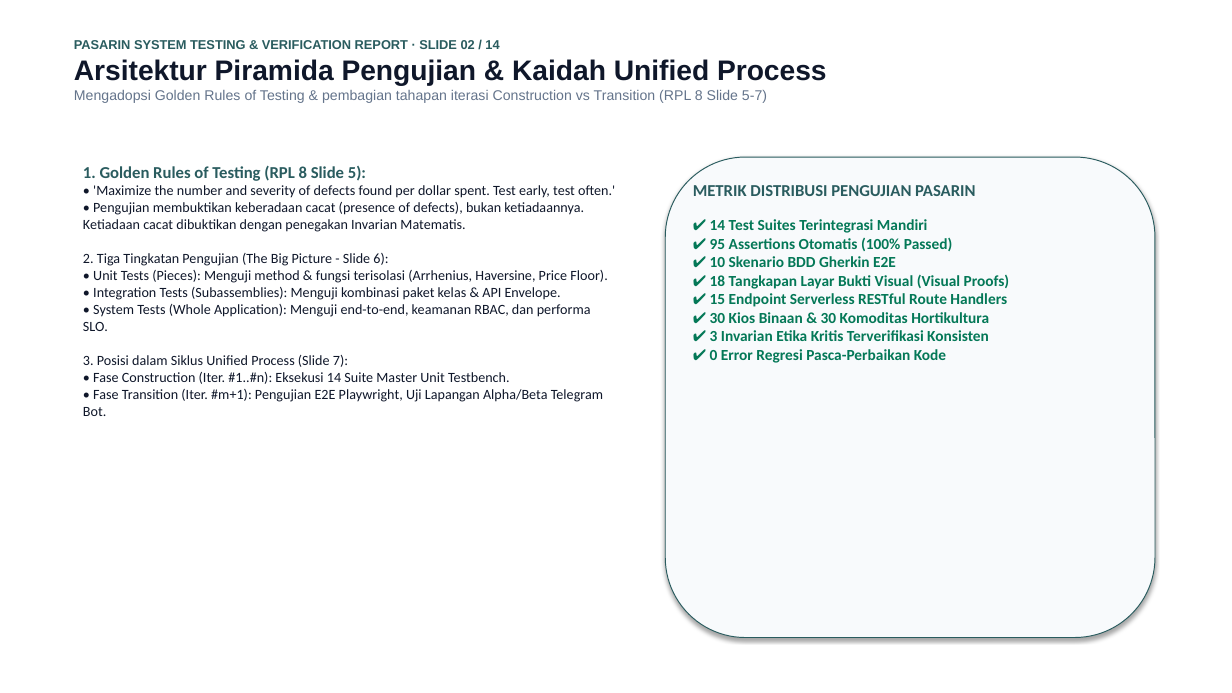
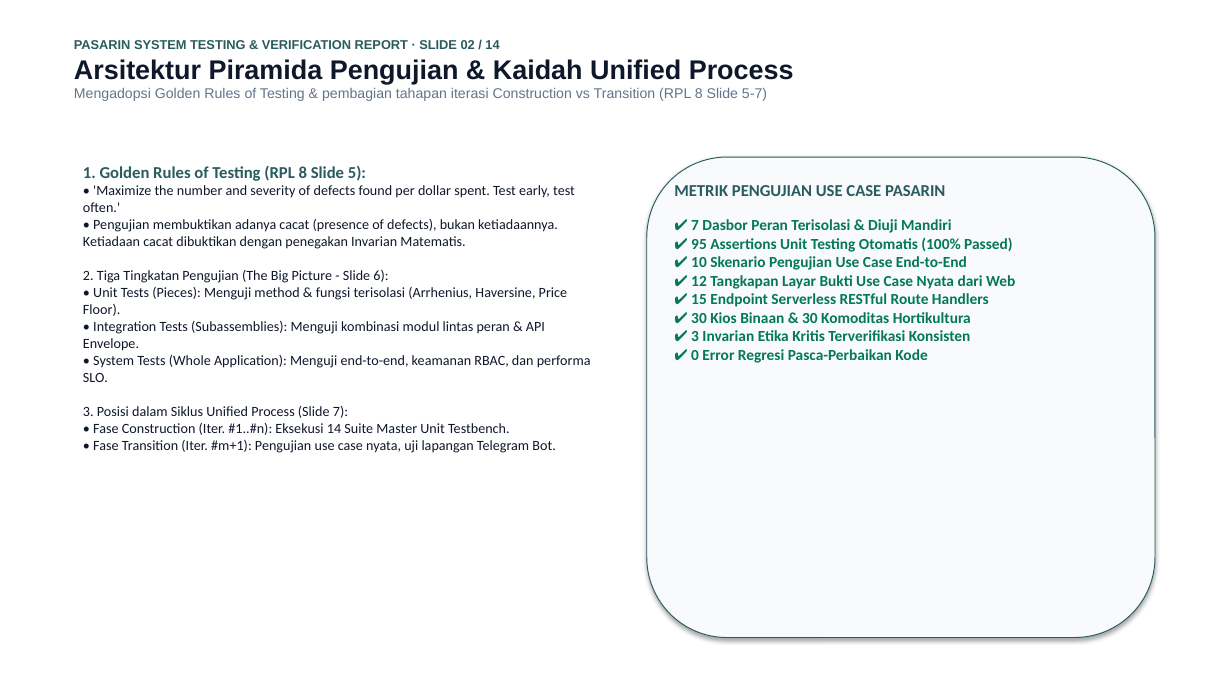
Before and after one commit to mrshlaf/pasarin, a slide deck: slide 2 of LAPORAN_PENGUJIAN_DAN_VERIFIKASI_SISTEM_PASARIN.pptx. Drawn at 1232x693 pixels with LibreOffice and Linux fonts; fonts in the diff are those of the drawing. Boxes give left, top, right and bottom in pixels: in the first picture for what was removed or moved away, otherwise in the second. Text is boxed around its words. In the diff, an @@ line names an element or a change of style, - is before the commit and + after.

Commit message:
docs(presentation): update PPTX and PDF with real web use-case screenshots across all roles

```diff
--- a/LAPORAN_PENGUJIAN_DAN_VERIFIKASI_SISTEM_PASARIN.pptx
+++ b/LAPORAN_PENGUJIAN_DAN_VERIFIKASI_SISTEM_PASARIN.pptx
@@ text at (74, 59, 794, 84): size 22 to 21 pt in "Arsitektur Piramida Pengujian & Kaidah Unified Process" @@
@@ rounded rectangle: place and size @@
-rounded rectangle at (665, 157, 1155, 638)
+rounded rectangle at (647, 157, 1155, 638)
@@ text at (83, 185, 591, 453): text changed @@
-• 'Maximize the number and severity of defects found per dollar spent. Test early, test often.'
-• Pengujian membuktikan keberadaan cacat (presence of defects), bukan ketiadaannya. Ketiadaan cacat dibuktikan dengan penegakan Invarian Matematis.
-2. Tiga Tingkatan Pengujian (The Big Picture - Slide 6):
-• Unit Tests (Pieces): Menguji method & fungsi terisolasi (Arrhenius, Haversine, Price Floor).
-• Integration Tests (Subassemblies): Menguji kombinasi paket kelas & API Envelope.
-• System Tests (Whole Application): Menguji end-to-end, keamanan RBAC, dan performa SLO.
-3. Posisi dalam Siklus Unified Process (Slide 7):
-• Fase Construction (Iter. #1..#n): Eksekusi 14 Suite Master Unit Testbench.
-• Fase Transition (Iter. #m+1): Pengujian E2E Playwright, Uji Lapangan Alpha/Beta Telegram Bot.
+• 'Maximize the number and severity of defects found per dollar spent. Test early, test often.'
+• Pengujian membuktikan adanya cacat (presence of defects), bukan ketiadaannya. Ketiadaan cacat dibuktikan dengan penegakan Invarian Matematis.
+2. Tiga Tingkatan Pengujian (The Big Picture - Slide 6):
+• Unit Tests (Pieces): Menguji method & fungsi terisolasi (Arrhenius, Haversine, Price Floor).
+• Integration Tests (Subassemblies): Menguji kombinasi modul lintas peran & API Envelope.
+• System Tests (Whole Application): Menguji end-to-end, keamanan RBAC, dan performa SLO.
+3. Posisi dalam Siklus Unified Process (Slide 7):
+• Fase Construction (Iter. #1..#n): Eksekusi 14 Suite Master Unit Testbench.
+• Fase Transition (Iter. #m+1): Pengujian use case nyata, uji lapangan Telegram Bot.
@@ text at (674, 185, 1015, 363): text changed @@
-METRIK DISTRIBUSI PENGUJIAN PASARIN
-✔ 14 Test Suites Terintegrasi Mandiri
-✔ 95 Assertions Otomatis (100% Passed)
-✔ 10 Skenario BDD Gherkin E2E
-✔ 18 Tangkapan Layar Bukti Visual (Visual Proofs)
-✔ 15 Endpoint Serverless RESTful Route Handlers
-✔ 30 Kios Binaan & 30 Komoditas Hortikultura
-✔ 3 Invarian Etika Kritis Terverifikasi Konsisten
-✔ 0 Error Regresi Pasca-Perbaikan Kode
+METRIK PENGUJIAN USE CASE PASARIN
+✔ 7 Dasbor Peran Terisolasi & Diuji Mandiri
+✔ 95 Assertions Unit Testing Otomatis (100% Passed)
+✔ 10 Skenario Pengujian Use Case End-to-End
+✔ 12 Tangkapan Layar Bukti Use Case Nyata dari Web
+✔ 15 Endpoint Serverless RESTful Route Handlers
+✔ 30 Kios Binaan & 30 Komoditas Hortikultura
+✔ 3 Invarian Etika Kritis Terverifikasi Konsisten
+✔ 0 Error Regresi Pasca-Perbaikan Kode
```
Also in this commit, not shown: 10 other slides changed, 3 slides added, 3 slides removed, 15 other files.
